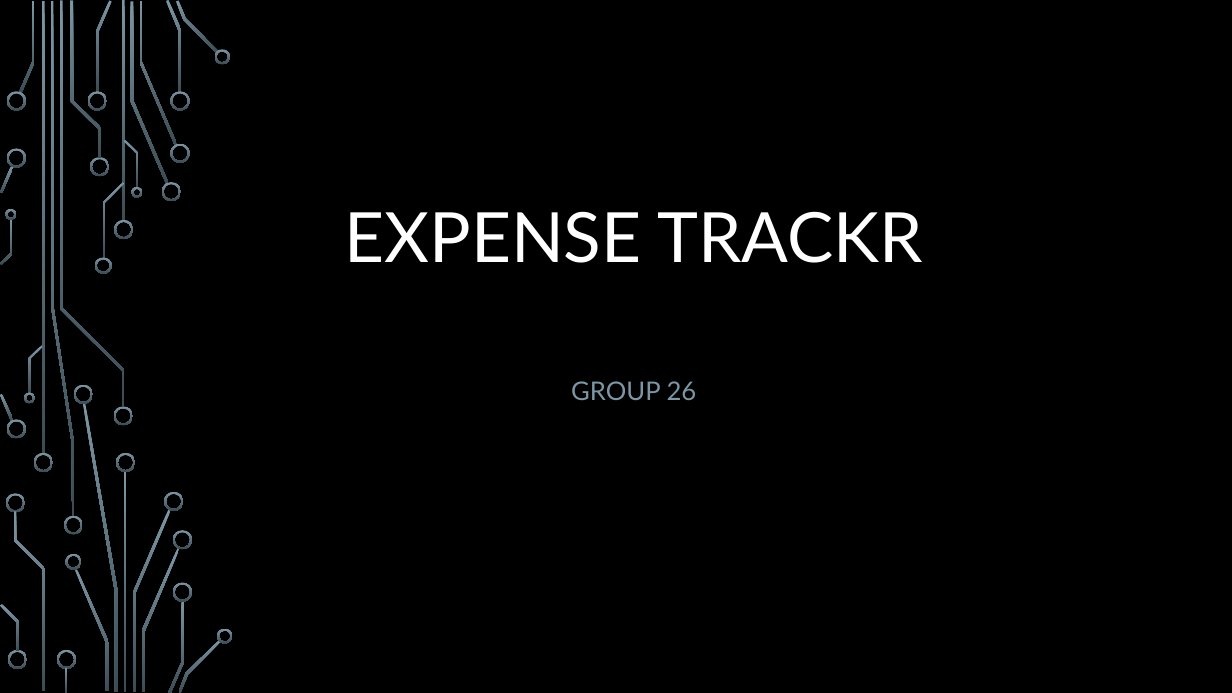
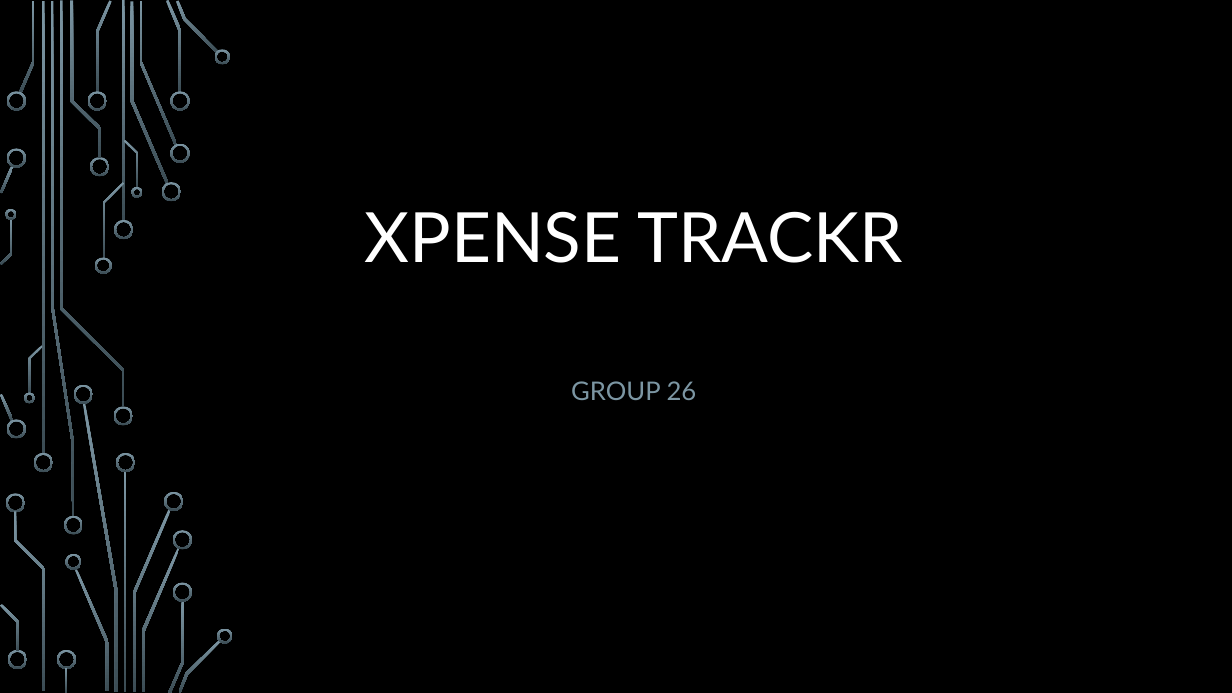
Before and after one commit to Keyur1284/Group26_Software_Project, a slide deck: slide 1 of Lab Submissions/Mid eval presentation.pptx. Drawn at 1232x693 pixels with LibreOffice and Linux fonts; fonts in the diff are those of the drawing; background and template pictures are left out. Boxes give left, top, right and bottom in pixels: in the first picture for what was removed or moved away, otherwise in the second. Text is boxed around its words. In the diff, an @@ line names an element or a change of style, - is before the commit and + after.

```diff
--- a/Lab Submissions/Mid eval presentation.pptx
+++ b/Lab Submissions/Mid eval presentation.pptx
@@ title at bbox=[365, 211, 902, 263]: text changed @@
-EXPENSE TRACKR
+XPENSE TRACKR
```
Also in this commit, not shown: 4 other slides changed.
